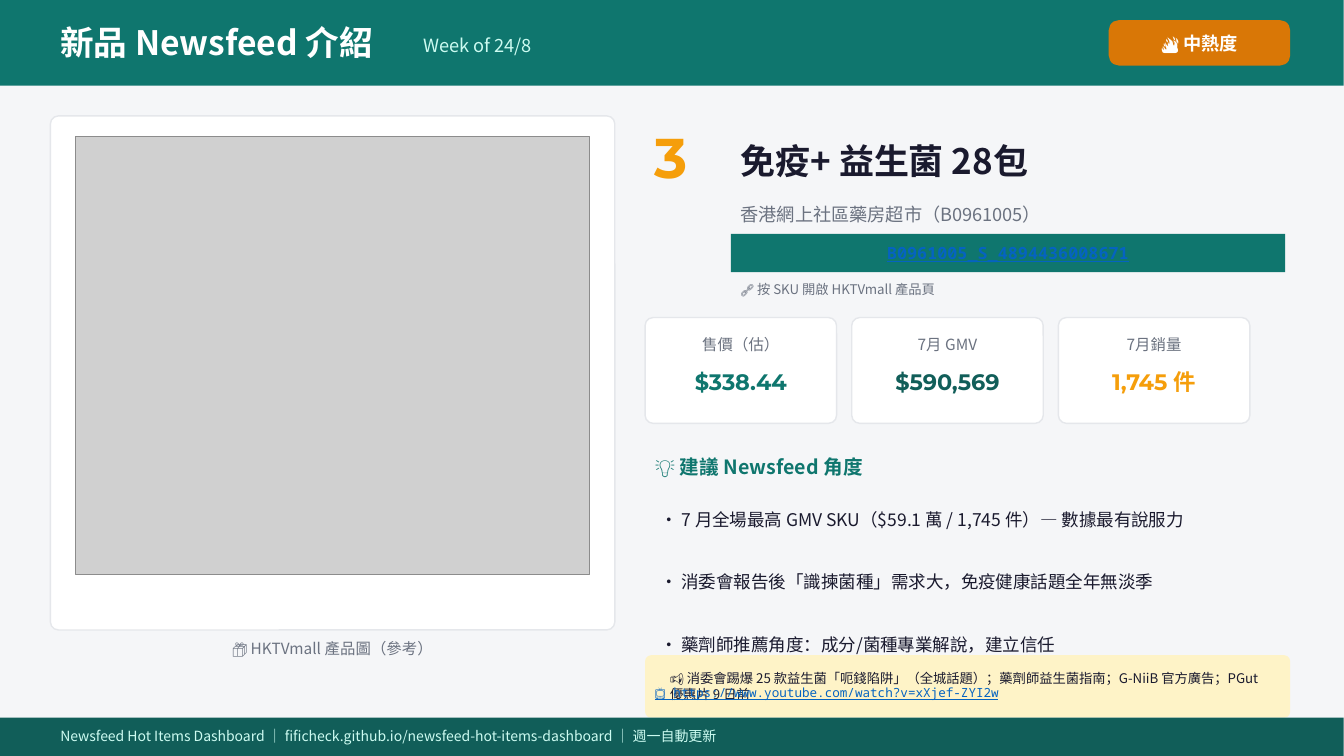
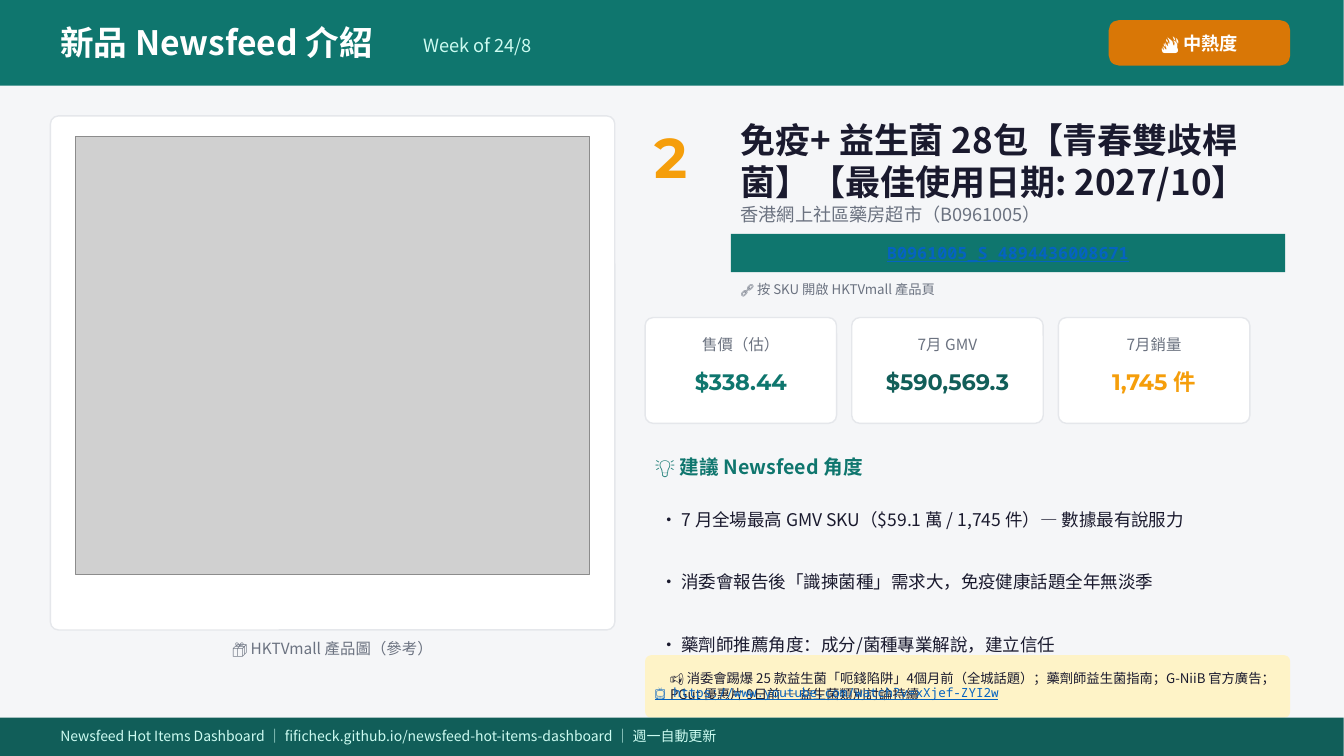
Before and after one commit to FIFICHECK/newsfeed-hot-items-dashboard, a slide deck: slide 1 of ppt/2026-08-24_B0961005_S_4894436008671.pptx. Drawn at 1344x756 pixels with LibreOffice and Linux fonts; fonts in the diff are those of the drawing; grey boxes stand for pictures. Boxes give left, top, right and bottom in pixels: in the first picture for what was removed or moved away, otherwise in the second. Text is boxed around its words. In the diff, an @@ line names an element or a change of style, - is before the commit and + after.

Commit message:
Add per-SKU PPT: 2026-08-24_B0961005_S_4894436008671.pptx

```diff
--- a/ppt/2026-08-24_B0961005_S_4894436008671.pptx
+++ b/ppt/2026-08-24_B0961005_S_4894436008671.pptx
@@ text at bbox=[655, 138, 688, 178]: text changed @@
-3
+2
@@ text at bbox=[741, 123, 1246, 202]: text changed @@
-免疫+ 益生菌 28包
+免疫+ 益生菌 28包【青春雙歧桿菌】【最佳使用日期: 2027/10】
@@ text at bbox=[886, 371, 1009, 394]: text changed @@
-$590,569
+$590,569.3
@@ text at bbox=[670, 671, 1274, 700]: text changed @@
-📢 消委會踢爆 25 款益生菌「呃錢陷阱」（全城話題）；藥劑師益生菌指南；G-NiiB 官方廣告；PGut 優惠片 9 日前
+📢 消委會踢爆 25 款益生菌「呃錢陷阱」4個月前（全城話題）；藥劑師益生菌指南；G-NiiB 官方廣告；PGut 優惠片 9日前 — 益生菌類別討論持續
```
